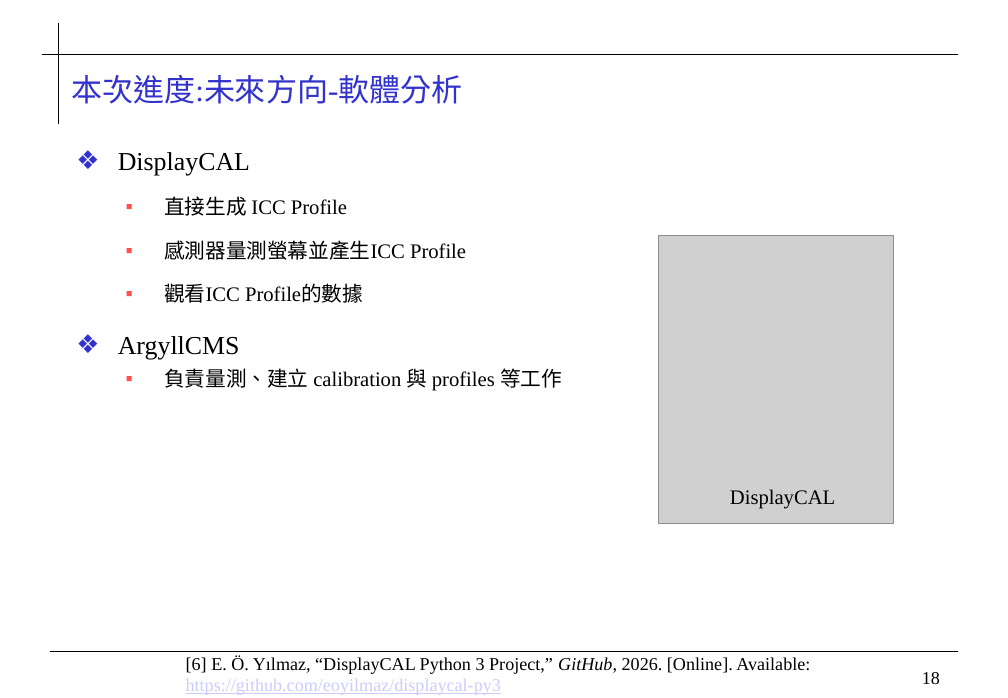
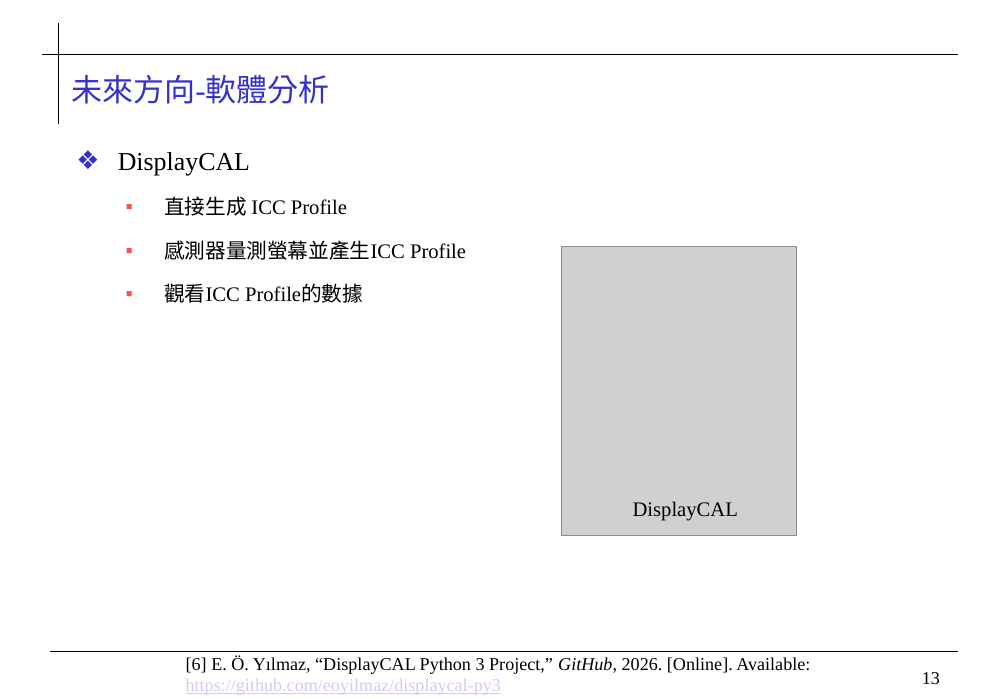
Before and after one commit to 0ilasis0/home, a slide deck: slide 13 of ICCPROFILE_0920.pptx (slide 18 before the commit). Drawn at 1008x698 pixels with LibreOffice and Linux fonts; fonts in the diff are those of the drawing; grey boxes stand for pictures; background and template pictures are left out. Boxes give left, top, right and bottom in pixels: in the first picture for what was removed or moved away, otherwise in the second. Text is boxed around its words. In the diff, an @@ line names an element or a change of style, - is before the commit and + after.

```diff
--- a/ICCPROFILE_0920.pptx
+++ b/ICCPROFILE_0920.pptx
@@ title at [71,75,329,104]: text changed @@
-本次進度:未來方向-軟體分析
+未來方向-軟體分析
@@ picture: place and size @@
-picture at [659,235,894,524]
+picture at [561,247,797,535]
@@ text at [118,336,562,391]: paragraphs removed @@
-❖ ArgyllCMS
-  ▪ 負責量測、建立 calibration 與 profiles 等工作
@@ text "DisplayCAL": place and size @@
-text "DisplayCAL" at [730,489,835,509]
+text "DisplayCAL" at [633,501,738,521]
@@ page number at [922,672,940,684]: text changed @@
-18
+13
```
Also in this commit, not shown: 9 other slides changed, 2 slides removed.
